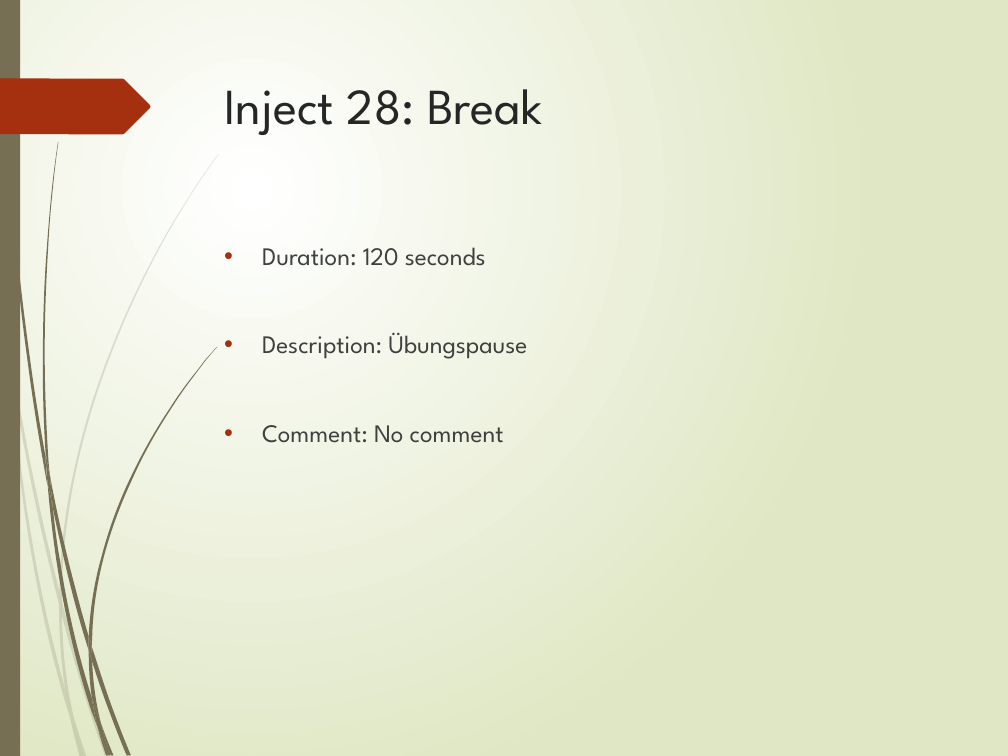
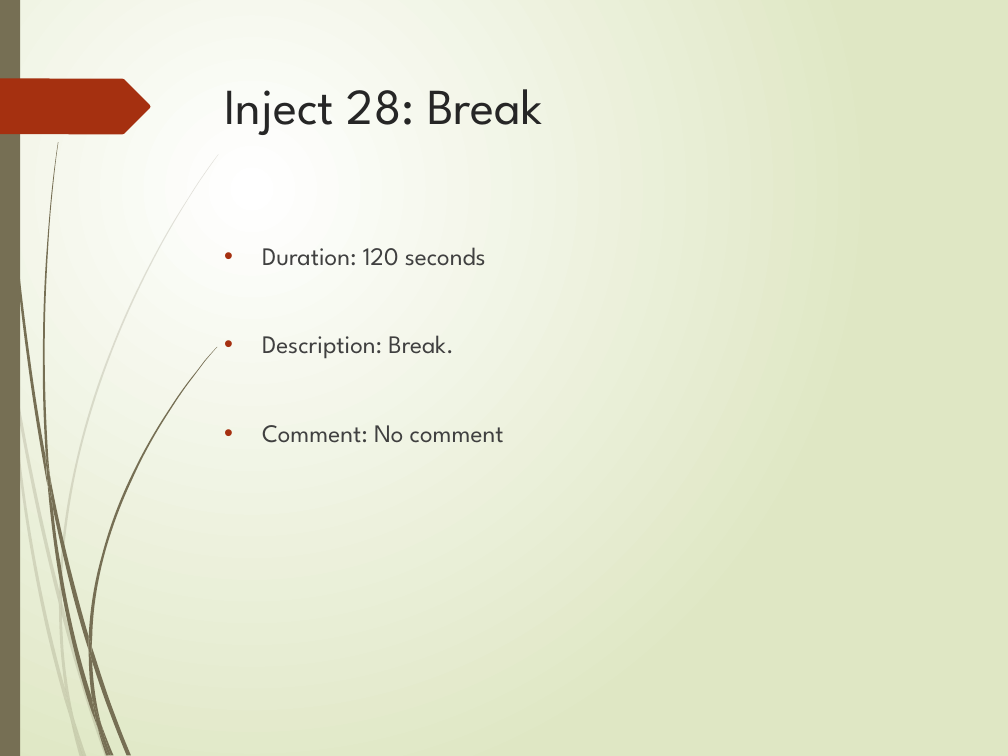
Before and after one commit to cidies/dryrun, a slide deck: slide 9 of static/Phishing_Angriff_-_Anwaltskanzlei_Köln_presentation.pptx (slide 7 before the commit). Drawn at 1008x756 pixels with LibreOffice and Linux fonts; fonts in the diff are those of the drawing. Boxes give left, top, right and bottom in pixels: in the first picture for what was removed or moved away, otherwise in the second. Text is boxed around its words. In the diff, an @@ line names an element or a change of style, - is before the commit and + after.

```diff
--- a/static/Phishing_Angriff_-_Anwaltskanzlei_Köln_presentation.pptx
+++ b/static/Phishing_Angriff_-_Anwaltskanzlei_Köln_presentation.pptx
@@ text at <box>262,335,453,359</box>: text changed @@
-• Description: Übungspause
+• Description: Break.
```
Also in this commit, not shown: 7 other slides changed, 2 slides added, 7 other files.
